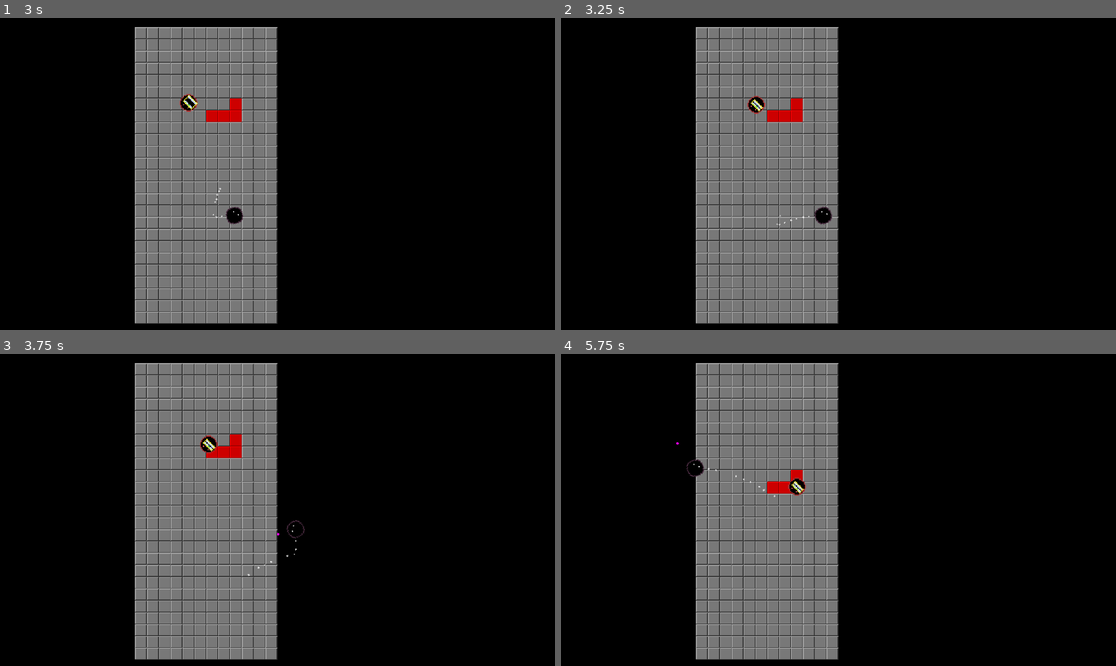
Above: before the commit, frames 1-4 (two rows, left to right).
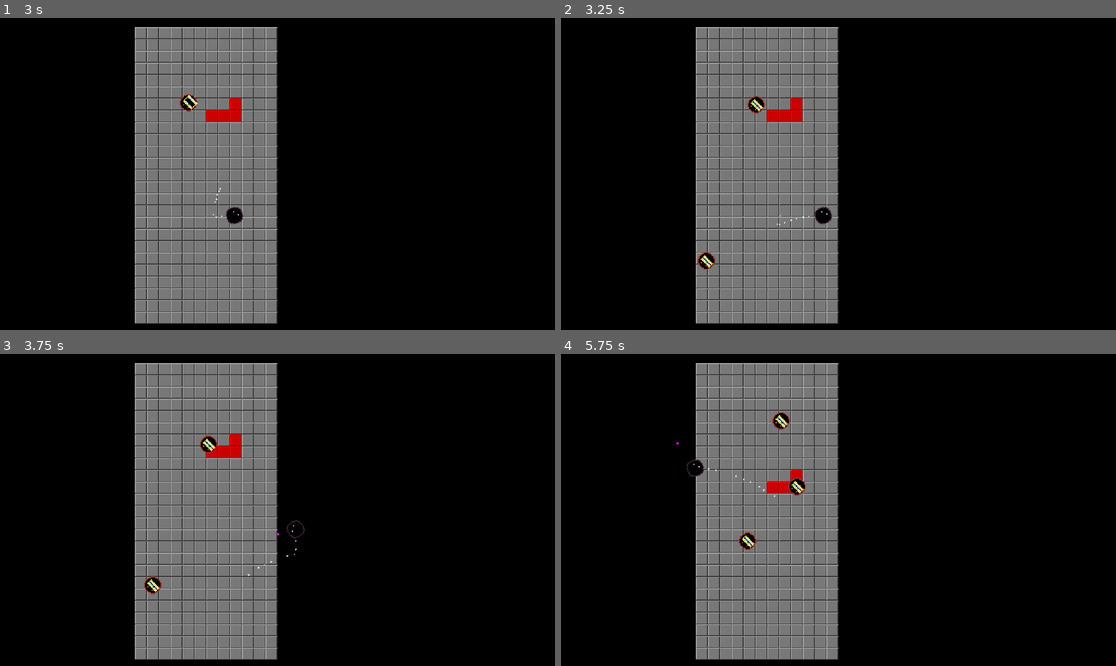
Above: after the commit, the same moments.

Repository: CodeOS99/DropZone
Game: Godot game, scene res://scenes/main_menu.tscn
Two runs of this game, one before a commit and one after it. Both use one fixed random seed, a clock stepped at 60 frames per second and the inputs below. The engine's default icon, where the game draws it, is replaced by a stand-in: a white triangle on a blue panel in a dark square.
Inputs (mouse positions are in pixels of both pictures, inside the frame that each line leads up to):
- Up to frame 1 (3 s): click "PLAY" at 0.5 s; tap Enter at 1.25 s; move the mouse to (399, 158) at 1.27 s; hold D (right) 1.28-2.03 s; tap M (change_mode) at 1.35 s; move the mouse to (166, 189) at 2.02 s; hold S (down) 2.03-2.78 s; tap Z (rotate_anticlock) at 2.1 s; move the mouse to (333, 105) at 2.77 s; hold D (right) from 2.78 s (still down); tap X (rotate_clock) at 2.85 s
- Up to frame 2 (3.25 s): keep holding D (right)
- Up to frame 3 (3.75 s): move the mouse to (249, 572) at 3.52 s; release D (right) at 3.53 s; hold W (up) from 3.53 s (still down); click (249, 572) at 3.6 s
- Up to frame 4 (5.75 s): move the mouse to (1005, 556) at 4.27 s; release W (up) at 4.28 s; hold A (left) from 4.28 s (still down); tap Alt at 4.35 s; move the mouse to (672, 463) at 5.02 s; tap Shift at 5.1 s

Frame 1 is identical in both runs. In frame 2, 0.1% of the frame differs, in the area x 24-28%, y 75-81%; in frame 3, 0.1%; in frame 4, 0.3%, in the area x 32-42%, y 18-63%.

Commit message:
Added enemy spawning

Diff:
--- a/scenes/main_game.tscn
+++ b/scenes/main_game.tscn
@@ -6,6 +6,7 @@
 [ext_resource type="Script" path="res://scripts/tetris_board.gd" id="2_rqs4o"]
 [ext_resource type="Texture2D" uid="uid://d2ukaij7wrryn" path="res://icon.svg" id="3_1bu05"]
 [ext_resource type="PackedScene" uid="uid://dtqdikpb5klkg" path="res://scenes/enemy_one.tscn" id="5_ouhev"]
+[ext_resource type="Script" path="res://scripts/enemy_spawner.gd" id="7_qx0o5"]
 
 [sub_resource type="TileSetAtlasSource" id="TileSetAtlasSource_hso0e"]
 texture = ExtResource("1_brpm3")
@@ -167,3 +168,5 @@
 position = Vector2(156, 251)
 
 [node name="EnemySpawner" type="Node2D" parent="."]
+position = Vector2(1275, 796)
+script = ExtResource("7_qx0o5")
--- /dev/null
+++ b/scripts/enemy_spawner.gd
@@ -0,0 +1,12 @@
+extends Node2D
+
+var time_left = 2.5
+var enemy = preload("res://scenes/enemy_one.tscn")
+
+func _process(delta: float) -> void:
+	time_left -= delta
+	if time_left <= 0:
+		var b = enemy.instantiate()
+		get_tree().root.add_child(b)
+		b.global_position = Vector2(randi_range(-100, 1300), randi_range(70, 800))
+		time_left = 2.5
Not shown: 1 places in scenes/main_game.tscn that only renumber resources
